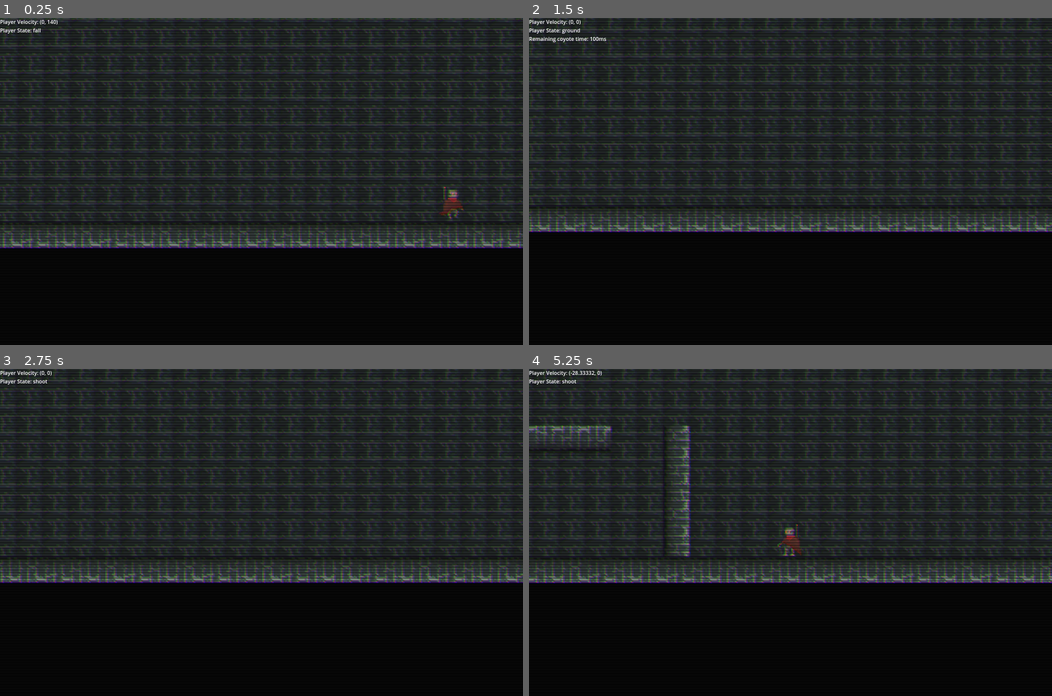
Above: before the commit, frames 1-4 (two rows, left to right).
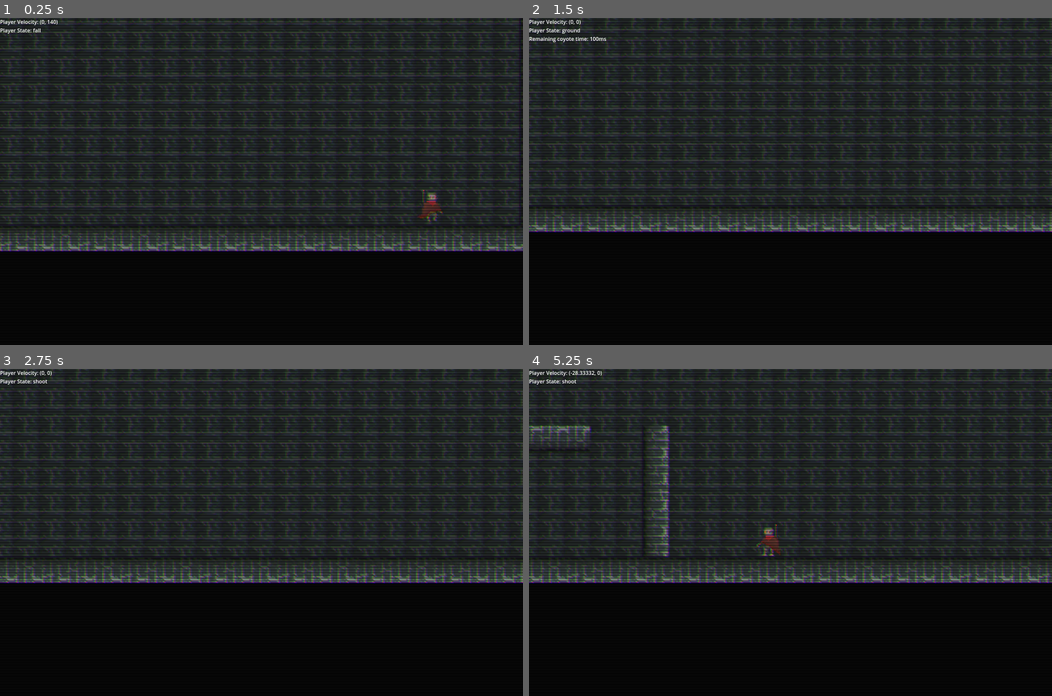
Above: after the commit, the same moments.

Repository: Rowan-Nag/Metroidvania
Game: Godot game, scene res://Main.tscn
Two runs of this game, one before a commit and one after it. Both use one fixed random seed, a clock stepped at 60 frames per second and the inputs below. This scene is started directly instead of the project's main scene.
Inputs (mouse positions are in pixels of both pictures, inside the frame that each line leads up to):
- Up to frame 1 (0.25 s): no input
- Up to frame 2 (1.5 s): move the mouse to (905, 165) at 0.52 s; hold D (Right) from 0.53 s (still down); click (905, 165) at 0.6 s; tap Space (Jump) at 0.77 s; move the mouse to (685, 197) at 1.27 s; tap Shift (Dash) at 1.35 s
- Up to frame 3 (2.75 s): tap Space (Jump) at 1.52 s; move the mouse to (313, 460) at 2.02 s; release D (Right) at 2.03 s; hold A (Left) from 2.03 s (still down); hold Right mouse button (Rocket) from 2.03 s (still down)
- Up to frame 4 (5.25 s): move the mouse to (764, 597) at 2.77 s; release A (Left) at 2.78 s; release Right mouse button (Rocket) at 2.78 s; hold D (Right) 2.78-4.28 s; tap Q (Shield) at 2.85 s; tap Space (Jump) at 3.02, 3.77, 4.52 s; move the mouse to (947, 581) at 3.52 s; click (947, 581) at 3.6 s; move the mouse to (633, 483) at 4.27 s; hold A (Left) 4.28-5.03 s; tap Shift (Dash) at 4.35 s; move the mouse to (816, 532) at 5.02 s; hold D (Right) from 5.03 s (still down); hold Right mouse button (Rocket) from 5.03 s (still down)

The runs differ from the first frame. In frame 1, 7.9% of the frame differs, in the area x 0-100%, y 0-72%; in frame 2, 4.0%; in frame 3, 4.4%; in frame 4, 7.7%.

Commit message:
camera tweaks

Diff:
--- a/Main.tscn
+++ b/Main.tscn
@@ -113,8 +113,8 @@
 bound_by_bottom = false
 
 [node name="Area2D2" parent="Game/Coast/Camera-Nodes" instance=ExtResource("4_3mewt")]
-position = Vector2(159, -31)
-scale = Vector2(21.571, 10.533)
+position = Vector2(167, -31)
+scale = Vector2(20.971, 10.24)
 bound_by_bottom = false
 
 [node name="Player" parent="Game" instance=ExtResource("2_lx8fk")]
@@ -129,7 +129,7 @@
 zoom = Vector2(5, 5)
 limit_smoothed = true
 position_smoothing_enabled = true
-position_smoothing_speed = 8.0
+position_smoothing_speed = 6.0
 script = ExtResource("3_f6oo0")
 
 [node name="camera_shake" parent="Game/Player/Camera2D" instance=ExtResource("4_xn4hc")]
